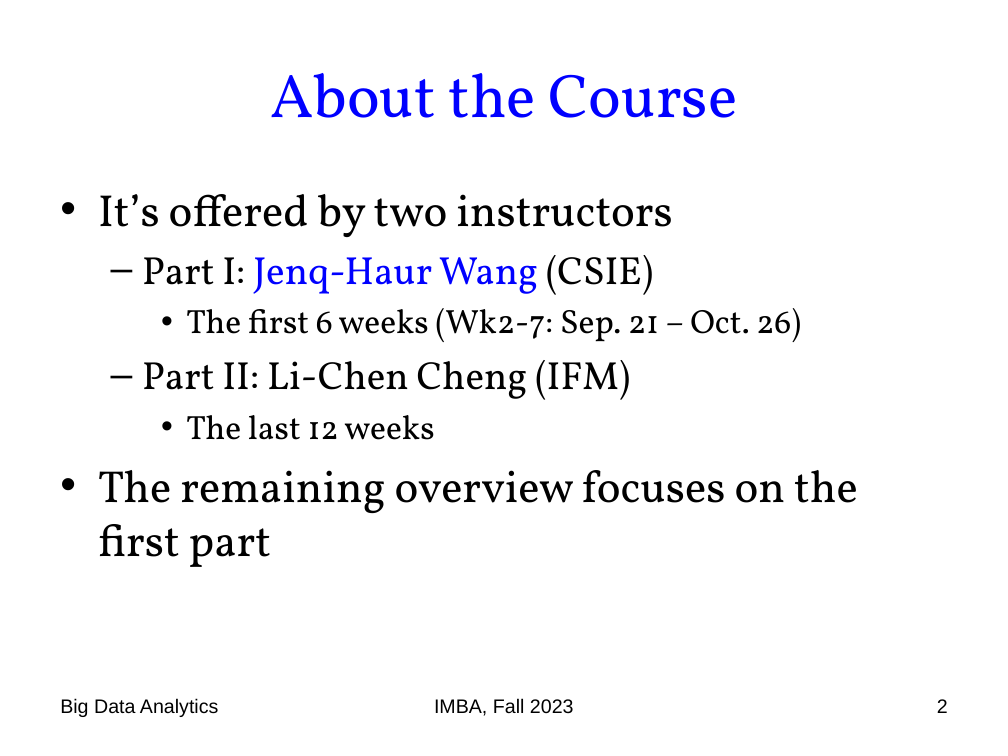
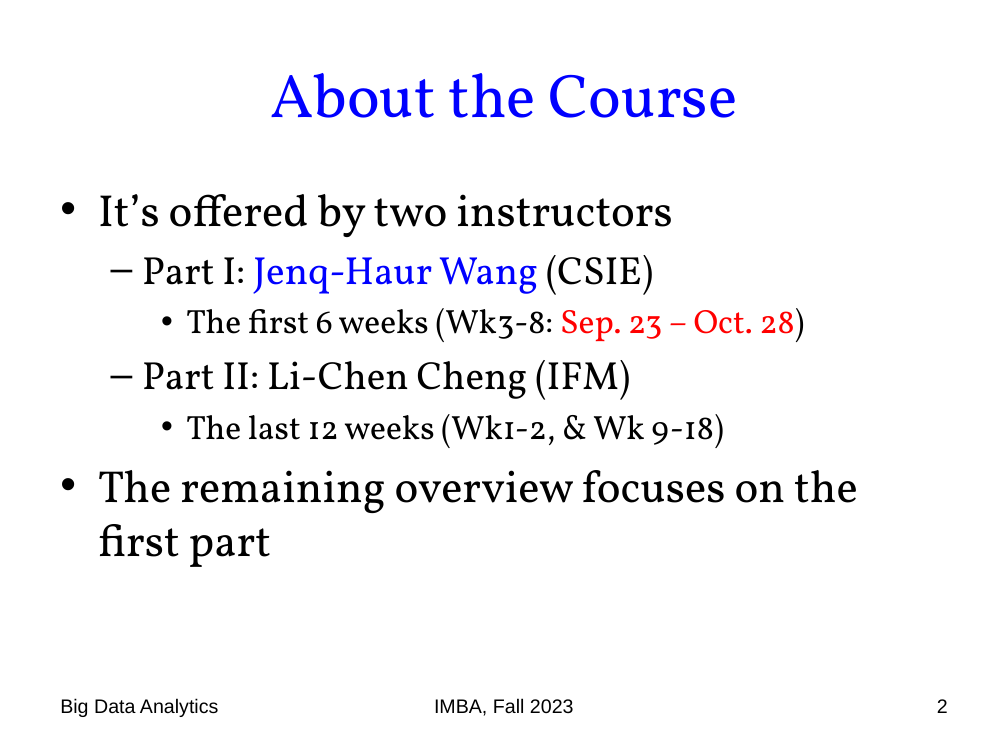
Before and after one commit to chriswjh/chriswjh.github.io, a slide deck: slide 2 of BDA_IFM/00-overview.ppt. Drawn at 1008x756 pixels with LibreOffice and Linux fonts; fonts in the diff are those of the drawing. Boxes give left, top, right and bottom in pixels: in the first picture for what was removed or moved away, otherwise in the second. Text is boxed around its words. In the diff, an @@ line names an element or a change of style, - is before the commit and + after.

```diff
--- a/BDA_IFM/00-overview.ppt
+++ b/BDA_IFM/00-overview.ppt
@@ text at (186,308,805,342): text changed @@
-    • The first 6 weeks (Wk2-7: Sep. 21 – Oct. 26)
+    • The first 6 weeks (Wk3-8: Sep. 23 – Oct. 28)
@@ text at (186,414,723,448): text changed @@
-    • The last 12 weeks
+    • The last 12 weeks (Wk1-2, & Wk 9-18)
```
Also in this commit, not shown: 6 other slides changed.
